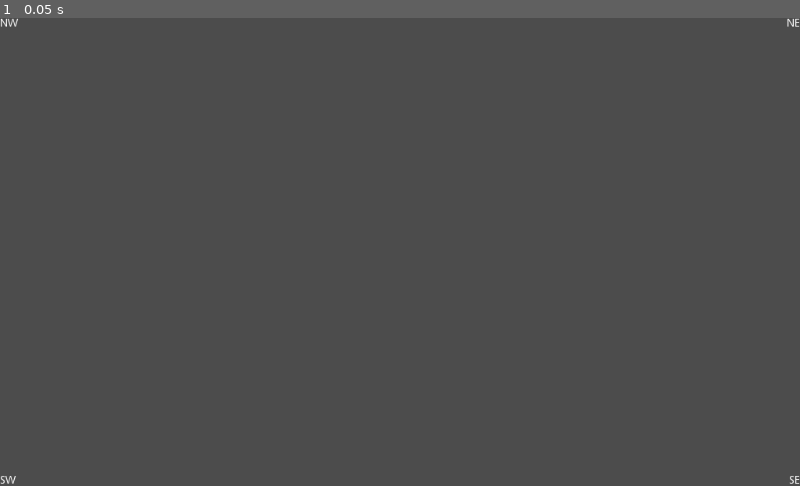
Above: before the commit, frame 1.
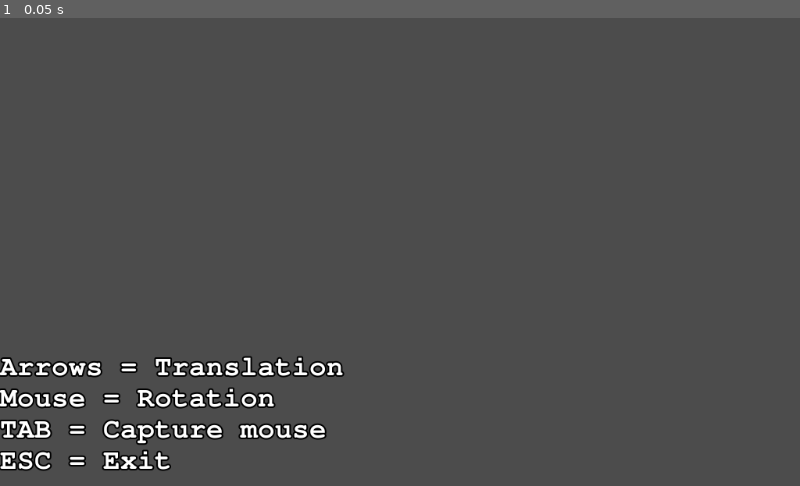
Above: after the commit, the same moment.

Repository: Zamme/blender2godot
Game: Godot game, scene res://b2g_tools/B2G_HUD.tscn
The game is run twice, just before and just after one commit, with the same random seed, the same clock (stepped at 60 frames per second) and the same inputs. This scene is started directly instead of the project's main scene.
Inputs:
- Up to frame 1 (0.05 s): no input

The runs differ from the first frame. In frame 1, 3.5% of the frame differs, in the area x 0-100%, y 0-100%.

Commit message:
some fixes on lacking components export #16

Diff:
--- /dev/null
+++ b/B2G3/blender2godot/project_template/b2g_tools/B2G_FreeCamera.gd
@@ -0,0 +1,40 @@
+class_name FreeCamera extends Camera
+
+const MOUSE_SENSITIVITY = 0.1
+const MOTION_SPEED = 5.0
+
+var current_delta
+
+var rot_x = 0
+var rot_y = 0
+
+func _ready():
+	Input.set_mouse_mode(Input.MOUSE_MODE_CAPTURED)
+
+func _input(event):
+	if Input.get_mouse_mode() == Input.MOUSE_MODE_CAPTURED:
+		if current_delta:
+			if event is InputEventMouseMotion:
+				rot_x += event.relative.x * MOUSE_SENSITIVITY * -current_delta
+				rot_y += event.relative.y * MOUSE_SENSITIVITY * -current_delta
+				transform.basis = Basis() # reset rotation
+				rotate_object_local(Vector3(0, 1, 0), rot_x) # first rotate in Y
+				rotate_object_local(Vector3(1, 0, 0), rot_y) # then rotate in X
+
+func _physics_process(delta):
+	current_delta = delta
+	if Input.is_action_pressed("ui_up"):
+		translate(Vector3.FORWARD * delta * MOTION_SPEED)
+	if Input.is_action_pressed("ui_down"):
+		translate(Vector3.BACK * delta * MOTION_SPEED)
+	if Input.is_action_pressed("ui_left"):
+		translate(Vector3.LEFT * delta * MOTION_SPEED)
+	if Input.is_action_pressed("ui_right"):
+		translate(Vector3.RIGHT * delta * MOTION_SPEED)
+	if Input.is_action_just_released("ui_cancel"):
+		get_tree().quit()
+	if Input.is_action_just_pressed("ui_focus_next"):
+		if Input.get_mouse_mode() == Input.MOUSE_MODE_VISIBLE:
+			Input.set_mouse_mode(Input.MOUSE_MODE_CAPTURED)
+		else:
+			Input.set_mouse_mode(Input.MOUSE_MODE_VISIBLE)
--- a/B2G3/blender2godot/project_template/b2g_tools/B2G_GameManager.gd
+++ b/B2G3/blender2godot/project_template/b2g_tools/B2G_GameManager.gd
@@ -14,6 +14,10 @@
 var b2g_current_scene
 var current_state = GameState.None
 
+# DEBUG
+const B2G_HUD_FILEPATH = "res://b2g_tools/B2G_HUD.tscn"
+var b2g_hud
+
 
 func _ready():
 	print("GameManager Loaded")
@@ -22,6 +26,9 @@
 	else:
 		load_scene(startup_scene_filepath)
 		set_state(GameState.Starting)
+	# DEBUG
+	add_b2g_hud()
+	show_message("Debug hud enabled")
 
 static func get_all_children(in_node,arr:=[]):
 	arr.push_back(in_node)
@@ -38,7 +45,11 @@
 func load_scene(_new_scene_path : String = "", _unload_current : bool = false):
 	if _unload_current:
 		b2g_current_scene.queue_free()
-	b2g_current_scene = load(_new_scene_path).instance()
+	var _file : File = File.new()
+	if _file.file_exists(_new_scene_path):
+		b2g_current_scene = load(_new_scene_path).instance()
+	else:
+		b2g_current_scene = Spatial.new()
 	add_child(b2g_current_scene)
 
 func load_stage():
@@ -62,3 +73,11 @@
 			pass
 		GameState.Finished:
 			pass
+
+	# DEBUG
+func add_b2g_hud():
+	b2g_hud = load(B2G_HUD_FILEPATH).instance()
+	add_child(b2g_hud)
+
+func show_message(_text):
+	b2g_hud.show_message(_text)
--- a/B2G3/blender2godot/project_template/b2g_tools/B2G_HUD.tscn
+++ b/B2G3/blender2godot/project_template/b2g_tools/B2G_HUD.tscn
@@ -1,6 +1,17 @@
-[gd_scene load_steps=2 format=2]
+[gd_scene load_steps=5 format=2]
 
 [ext_resource path="res://b2g_tools/B2G_HUD.gd" type="Script" id=1]
+[ext_resource path="res://b2g_tools/FreeMonoBold.ttf" type="DynamicFontData" id=2]
+
+[sub_resource type="DynamicFont" id=1]
+size = 64
+outline_size = 2
+font_data = ExtResource( 2 )
+
+[sub_resource type="DynamicFont" id=2]
+size = 36
+outline_size = 2
+font_data = ExtResource( 2 )
 
 [node name="B2G_HUD" type="Control"]
 anchor_right = 1.0
@@ -9,11 +20,13 @@
 script = ExtResource( 1 )
 
 [node name="Label1" type="Label" parent="."]
+visible = false
 margin_right = 40.0
 margin_bottom = 14.0
 text = "NW"
 
 [node name="Label4" type="Label" parent="."]
+visible = false
 anchor_top = 1.0
 anchor_bottom = 1.0
 margin_top = -14.0
@@ -22,6 +35,7 @@
 valign = 2
 
 [node name="Label2" type="Label" parent="."]
+visible = false
 anchor_left = 1.0
 anchor_right = 1.0
 margin_left = -40.0
@@ -30,6 +44,7 @@
 align = 2
 
 [node name="Label3" type="Label" parent="."]
+visible = false
 anchor_left = 1.0
 anchor_top = 1.0
 anchor_right = 1.0
@@ -43,7 +58,25 @@
 [node name="HudMessageLabel" type="Label" parent="."]
 anchor_right = 1.0
 margin_bottom = 180.0
+custom_colors/font_color = Color( 1, 1, 1, 1 )
+custom_colors/font_outline_modulate = Color( 0, 0, 0, 1 )
+custom_fonts/font = SubResource( 1 )
 align = 1
+autowrap = true
+
+[node name="HudGeneralInfo" type="Label" parent="."]
+anchor_top = 1.0
+anchor_bottom = 1.0
+margin_top = -171.0
+margin_right = 569.0
+custom_colors/font_color = Color( 1, 1, 1, 1 )
+custom_colors/font_outline_modulate = Color( 0, 0, 0, 1 )
+custom_fonts/font = SubResource( 2 )
+text = "Arrows = Translation
+Mouse = Rotation
+TAB = Capture mouse
+ESC = Exit"
+autowrap = true
 
 [node name="b2g_hud_Timer" type="Timer" parent="."]
 
--- a/B2G3/blender2godot/project_template/src/scripts/stage_behavior.gd
+++ b/B2G3/blender2godot/project_template/src/scripts/stage_behavior.gd
@@ -2,7 +2,7 @@
 
 
 const STAGE_SCENES_PREFIX = "Stage_"
-
+const FREE_CAMERA_SCRIPT_FILEPATH = "res://b2g_tools/B2G_FreeCamera.gd"
 
 export var player_spawn_name : String = ""
 
@@ -10,20 +10,35 @@
 var player
 var is_paused : bool
 
+var free_camera : Camera
+
 onready var scenario_scene = get_child(0)
 
-# DEBUG
-const B2G_HUD_FILEPATH = "res://b2g_tools/B2G_HUD.tscn"
-var b2g_hud
 
 
 func _ready():
 	print("Stage ", name, " loaded!")
-	player_spawn = get_player_spawn()
-	add_player(get_tree().current_scene.current_player_name)
-	player.set_stage_scene(self)
-	# DEBUG
-#	add_b2g_hud()
+	if player_spawn_name != "":
+		player_spawn = get_player_spawn()
+		if player_spawn:
+			var _player_name : String = get_tree().current_scene.current_player_name
+			if  _player_name == "":
+				print("No player found. Loading free camera...")
+				add_free_camera()
+			else:
+				add_player(_player_name)
+				player.set_stage_scene(self)
+		else:
+			print("No player spawn found. Loading free camera...")
+			add_free_camera()
+	else:
+		print("No player spawn defined. Loading free camera...")
+		add_free_camera()
+
+func add_free_camera():
+	free_camera = Camera.new()
+	free_camera.script = load(FREE_CAMERA_SCRIPT_FILEPATH)
+	add_child(free_camera)
 
 func add_player(_player_name : String):
 	var _player_entity_path : String = get_tree().current_scene.PLAYERS_DIRPATH + _player_name + "Entity.tscn"
@@ -32,12 +47,3 @@
 
 func get_player_spawn():
 	return scenario_scene.find_node(player_spawn_name)
-
-
-	# DEBUG
-func add_b2g_hud():
-	b2g_hud = load(B2G_HUD_FILEPATH).instance()
-	add_child(b2g_hud)
-
-func show_message(_text):
-	b2g_hud.show_message(_text)
--- a/B2G3/blender2godot/project_template/src/scripts/stage_template.gd
+++ b/B2G3/blender2godot/project_template/src/scripts/stage_template.gd
@@ -39,6 +39,8 @@
 const MENUS2D_PATH = SCENES_PATH + "menus2d/"
 const MENUS2D_SCENES_PREFIX = "Menu2d_"
 const MENUS2D_BEHAVIOR_FILEPATH = B2G_TOOLS_PATH + "B2G_Pause.gd"
+const MENU2D_BUTTON_BEHAVIOR_PATH = "res://b2g_tools/B2G_Menu2dButton.gd"
+const SELECTED_OBJECT_OVERLAY_COLOR = Color(1.0, 1.0, 1.0, 0.75)
 
 const LIGHTS_SCENE_PATH = SCENES_PATH + "Lights.tscn"
 const INFOS_DIRPATH = "res://infos/"
@@ -69,6 +71,7 @@
 var lights_to_remove_from_scene = []
 
 var quit_timer : Timer
+var _start_scene_path : String
 
 # JSONS
 var _stages_json
@@ -82,6 +85,7 @@
 
 
 func _ready():
+	var mounted_scenes : bool
 	if Engine.editor_hint:
 		print("Stage template present!")
 		if ProjectSettings.get_setting("application/run/main_scene").find("Stage_Template.tscn"):
@@ -93,8 +97,7 @@
 			_huds_json = self.read_json_file(HUDS_JSON_PATH)
 			_menus2d_json = self.read_json_file(MENUS2D_INFO_JSON_PATH)
 			_godot_project_settings_json = self.read_json_file(GODOT_PROJECT_SETTINGS_JSON_PATH)
-			if !self.mount_scenes():
-				return
+			mounted_scenes = self.mount_scenes()
 			yield(get_tree(),"idle_frame")
 			apply_new_config()
 			yield(get_tree(),"idle_frame")
@@ -431,7 +434,6 @@
 
 func apply_new_config():
 	var startup_scene_type : String
-	var _start_scene_path : String
 	# Other settings
 	for _key in _godot_project_settings_json["OtherSettings"].keys():
 		match _key:
@@ -464,8 +466,7 @@
 		var _filepath : String = "res://default_env.tres"
 		var _env : Environment = create_environment(_godot_project_settings_json["DefaultEnvironment"]).environment
 		ResourceSaver.save(_filepath, _env)
-
-
+	# Gamemanager
 	var _gm = load(GAMEMANAGER_FILEPATH).instance()
 	_gm.startup_scene_filepath = _start_scene_path
 	self.repack_scene(_gm, GAMEMANAGER_FILEPATH)
@@ -545,7 +546,9 @@
 	var _new_gamemanager : Spatial = Spatial.new()
 	_new_gamemanager.name = GAMEMANAGER_NAME
 	_new_gamemanager.script = load(GAMEMANAGER_SCRIPT_FILEPATH)
-	_new_gamemanager.current_player_name = _player_json["PlayerSceneName"]
+	if _player_json.has("PlayerSceneName"):
+		_new_gamemanager.current_player_name = _player_json["PlayerSceneName"]
+#		_new_gamemanager.startup_scene_filepath = _start_scene_path
 	self.repack_scene(_new_gamemanager, GAMEMANAGER_FILEPATH)
 
 func create_huds():
@@ -837,7 +840,6 @@
 	import_files(files_to_import)
 	if (len(files_to_import) < 1):
 		print("Mount scenes finished with no imported files")
-		return false
 	else:
 		print("Imported files: ", len(files_to_import))
 
@@ -876,11 +878,11 @@
 			_new_pool_vector.append(_new_vector)
 		_new_collision_polygon2d.polygon = _new_pool_vector
 		_new_polygon2d.polygon = _new_pool_vector
-		_new_polygon2d.color = GameManager.SELECTED_OBJECT_OVERLAY_COLOR
+		_new_polygon2d.color = SELECTED_OBJECT_OVERLAY_COLOR
 		# Actions
 		match _menu_objects[_menu_object_key]["Type"]:
 			"button":
-				_new_area2d.script = load(GameManager.MENU2D_BUTTON_BEHAVIOR_PATH)
+				_new_area2d.script = load(MENU2D_BUTTON_BEHAVIOR_PATH)
 				_new_area2d.action_to_do = _menu_objects[_menu_object_key]["Action"]
 				_new_area2d.action_parameter = _menu_objects[_menu_object_key]["ActionParameter"]
 			"check":
Binary file added: B2G3/blender2godot/project_template/b2g_tools/FreeMonoBold.ttf
Not shown, changed: B2G3/blender2godot/addon_config/addon_config.py
Not shown, changed: B2G3/blender2godot/b2g_tools/advanced_tools.py
Not shown, changed: B2G3/blender2godot/test_project/test_project.py
